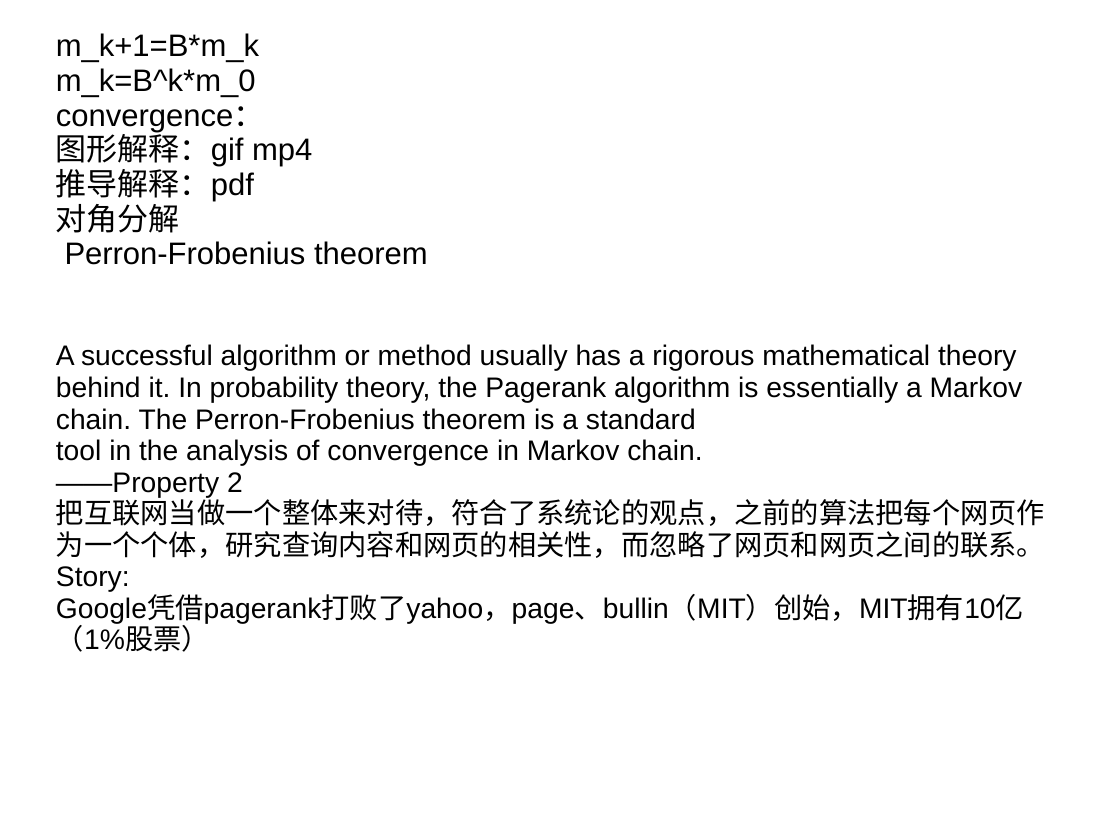
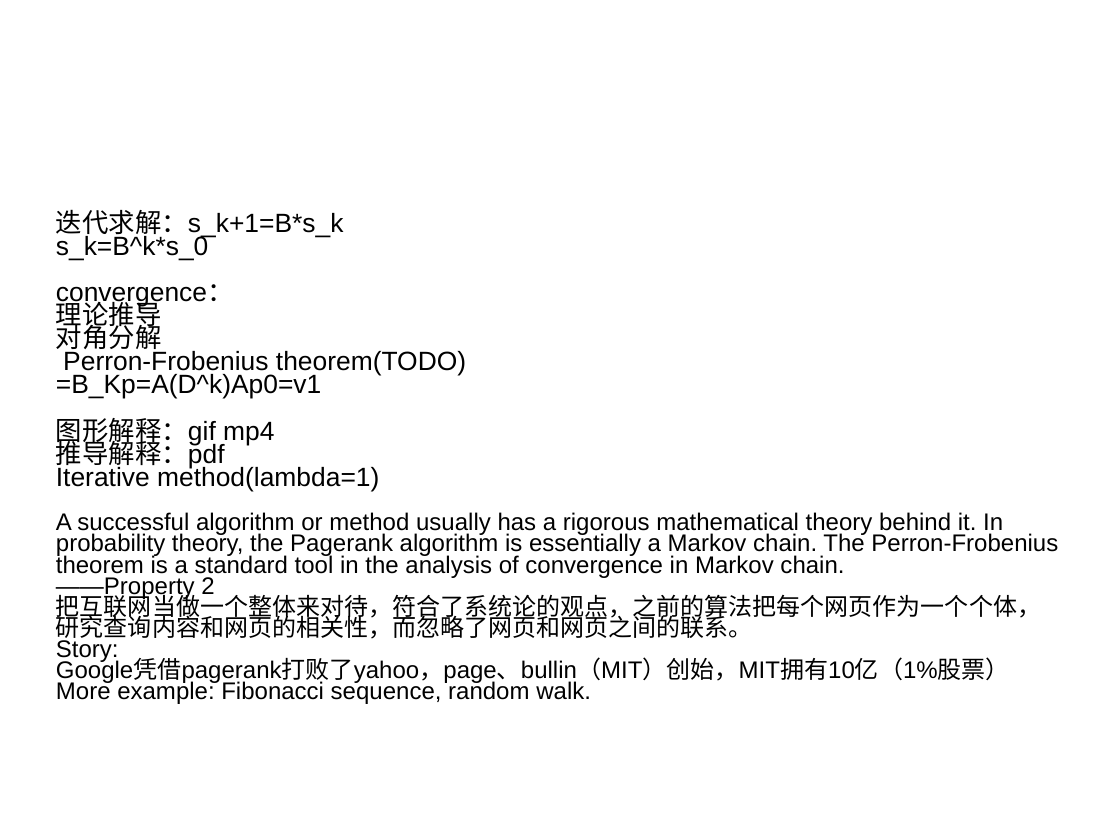
Before and after one commit to GarfieldF/RL_Course-slides_hw, a slide deck: slide 15 of DAY1/lecture1.ppt (slide 12 before the commit). Drawn at 1120x840 pixels with LibreOffice and Linux fonts; fonts in the diff are those of the drawing. Boxes give left, top, right and bottom in pixels: in the first picture for what was removed or moved away, otherwise in the second. Text is boxed around its words. In the diff, an @@ line names an element or a change of style, - is before the commit and + after.

```diff
--- a/DAY1/lecture1.ppt
+++ b/DAY1/lecture1.ppt
@@ text "迭代求解：s_k+1=B*s_k": place and size @@
-text "迭代求解：s_k+1=B*s_k" at [56,33,1045,652]
+text "迭代求解：s_k+1=B*s_k" at [56,209,1058,704]
@@ text at [56,209,344,260]: text changed; size 22 to 18.7 pt @@
-Iterative method(lambda=1)
-m_k+1=B*m_k
-m_k=B^k*m_0
+迭代求解：s_k+1=B*s_k
+s_k=B^k*s_0
@@ text at [56,297,466,399]: paragraphs added @@
+理论推导
+对角分解
+Perron-Frobenius theorem(TODO)
+=B_Kp=A(D^k)Ap0=v1
@@ text at [56,284,1041,684]: size 22 to 18.7 pt in "convergence：", "图形解释：gif mp4", "推导解释：pdf"; size 20 to 17 pt in "——Property 2", "把互联网当做一个整体来对待，符合了系统论的观点，之前的算法把每个网页作为一个个体，研究查询内容和网页的相关性，而忽略了网 ...", "Story:", "Google凭借pagerank打败了yahoo，page、bullin（MIT）创始，MIT拥有10亿（1%股票）"; line spacing 0.93 to 0.73 @@
@@ text at [56,465,1058,578]: text changed; size 20 to 17 pt @@
-对角分解
-Perron-Frobenius theorem
-A successful algorithm or method usually has a rigorous mathematical theory behind it. In probability theory, the Pagerank algorithm is essentially a Markov chain. The Perron-Frobenius theorem is a standard
-tool in the analysis of convergence in Markov chain.
+Iterative method(lambda=1)
+A successful algorithm or method usually has a rigorous mathematical theory behind it. In probability theory, the Pagerank algorithm is essentially a Markov chain. The Perron-Frobenius theorem is a standard tool in the analysis of convergence in Markov chain.
@@ text at [56,680,591,704]: paragraph added @@
+More example: Fibonacci sequence, random walk.
```
Also in this commit, not shown: 9 other slides changed, 6 slides added, 1 slide removed.
